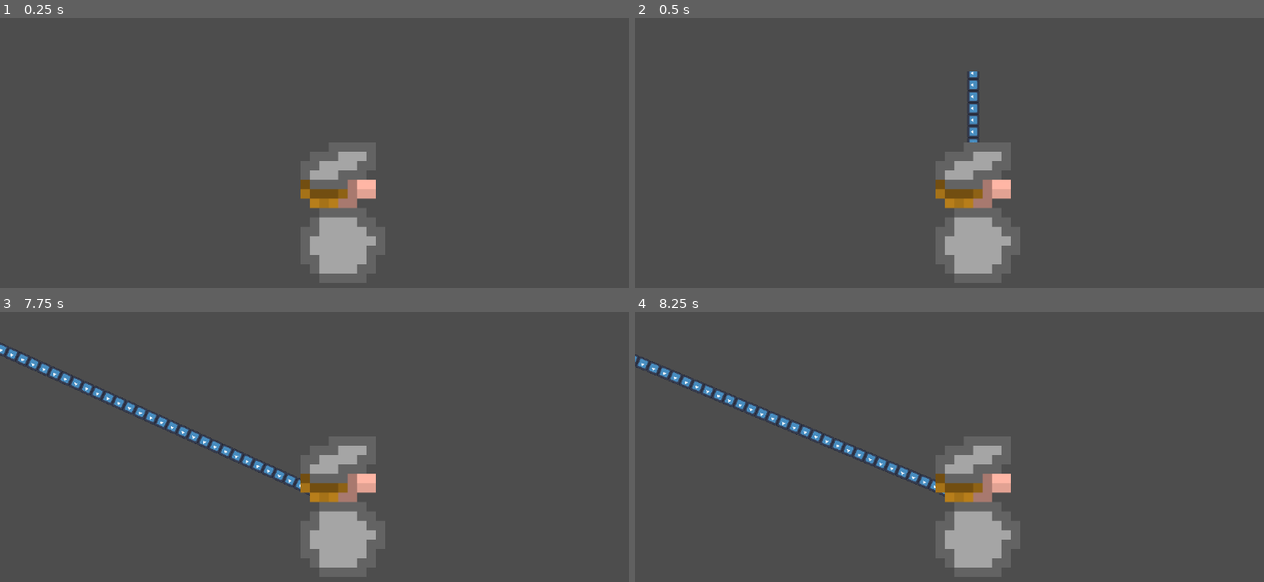
Above: before the commit, frames 1-4 (two rows, left to right).
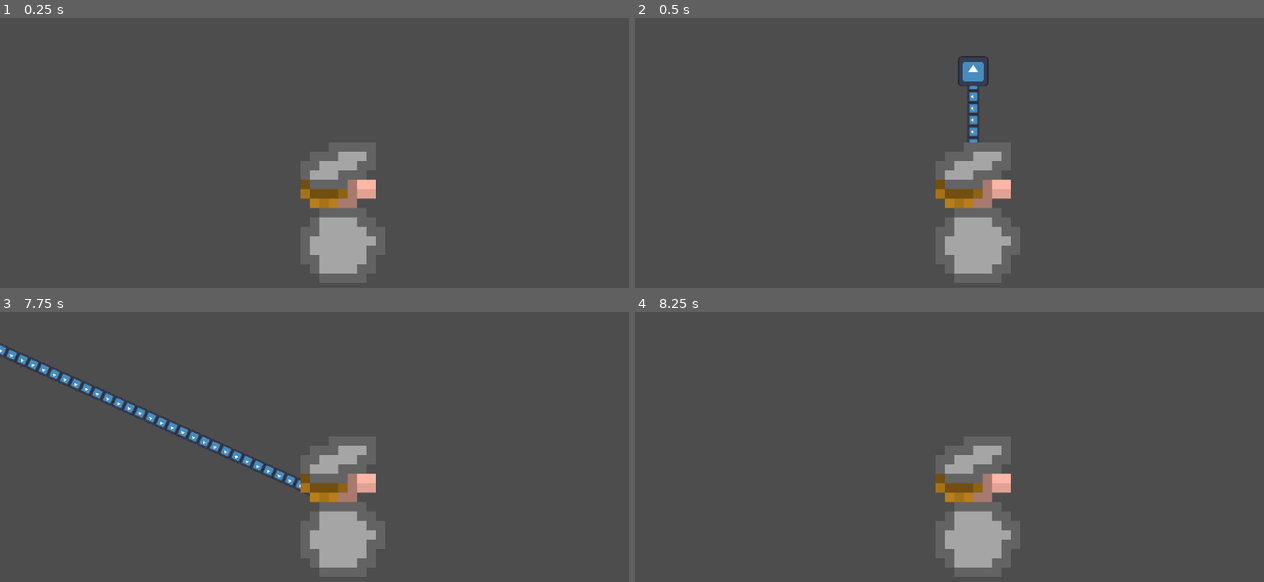
Above: after the commit, the same moments.

Repository: juusoHaaja/raketinheitin
Game: Godot game, scene res://function/player/test_terrain.tscn
The game is run twice, just before and just after one commit, with the same random seed, the same clock (stepped at 60 frames per second) and the same inputs. This scene is started directly instead of the project's main scene. The engine's default icon, where the game draws it, is replaced by a stand-in: a white triangle on a blue panel in a dark square.
Inputs (mouse positions are in pixels of both pictures, inside the frame that each line leads up to):
- Up to frame 1 (0.25 s): no input
- Up to frame 2 (0.5 s): no input
- Up to frame 3 (7.75 s): move the mouse to (301, 579) at 0.52 s; hold W (up) 0.53-2.03 s; click (301, 579) at 0.67 s; tap Enter at 1.25 s; move the mouse to (540, 557) at 1.27 s; click (540, 557) at 1.42 s; tap Space at 2 s; move the mouse to (138, 444) at 2.02 s; hold A (left) 2.03-3.53 s; click (138, 444) at 2.17 s; move the mouse to (371, 501) at 2.77 s; click (371, 501) at 2.92 s; move the mouse to (239, 406) at 3.52 s; hold S (down) 3.53-4.28 s; click (239, 406) at 3.67 s; move the mouse to (484, 482) at 4.27 s; hold D (right) 4.28-5.03 s; click (484, 482) at 4.42 s; move the mouse to (201, 519) at 5.02 s; hold W (up) 5.03-5.78 s; click (201, 519) at 5.17 s; move the mouse to (408, 417) at 5.77 s; hold D (right) from 5.78 s (still down); click (408, 417) at 5.92 s; move the mouse to (301, 579) at 6.52 s; click (301, 579) at 6.67 s; move the mouse to (540, 557) at 7.27 s; click (540, 557) at 7.42 s
- Up to frame 4 (8.25 s): move the mouse to (773, 444) at 8.02 s; release D (right) at 8.03 s; hold S (down) from 8.03 s (still down); click (773, 444) at 8.17 s

Frame 1 is identical in both runs. In frame 2, 0.3% of the frame differs, in the area x 51-57%, y 14-26%; in frame 3, 0.4%; in frame 4, 1.5%, in the area x 0-50%, y 15-69%.

Commit message:
grappling hook stuffs

Diff:
--- a/function/player/grapple_line.gd
+++ b/function/player/grapple_line.gd
@@ -2,44 +2,130 @@
 class_name GrappleLine
 
 var anchor: Vector2 = Vector2.ZERO
+var cut_offset: float = 50.0
+var max_length: float = 1000.0
+var hook_velocity: float = 3000.0
 
+enum LineState {
+    ATTACHED,
+    SHOT,
+    RETURNING
+}
+
+var state: LineState = LineState.SHOT
+
+var shot_dir: Vector2 = Vector2.ZERO
 
 @onready var line2d: Line2D = $Line2D
 @onready var raycast: RayCast2D = $RayCast2D
 @onready var player: Player = get_parent().get_parent()
+@onready var hook: Node2D = $HookHolder/Hook
+@onready var hook_raycast: RayCast2D = $HookHolder/Hook/RayCast2D
 
 # Called when the node enters the scene tree for the first time.
 func _ready() -> void:
     position = player.global_position
 
 func _physics_process(delta: float) -> void:
-    update()
+    position = player.global_position
+
+
+    if state == LineState.SHOT:
+        shoot_update(delta)
+    if state == LineState.ATTACHED:
+        update()
+    if state == LineState.RETURNING:
+        return_update(delta)
 
 func update():
-    position = player.global_position
     raycast.target_position = to_local(anchor)
 
     raycast.force_raycast_update()
 
     if raycast.is_colliding():
-        if raycast.get_collision_point().distance_squared_to(global_position) / get_length_squared() < 0.8 * 0.8:
-            queue_free()
+        if (raycast.get_collision_point().distance_squared_to(global_position) + cut_offset * cut_offset) / get_length_squared() < 0.8 * 0.8:
+            reel_in()
 
-    line2d.set_point_position(1, to_local(anchor))
+    if get_length_squared() > max_length * max_length:
+        reel_in()
+
+    update_line()
+
 
 func update_anchor(global_pos: Vector2):
     anchor = global_pos
 
-"""func _unhandled_input(event: InputEvent):
+
+func _unhandled_input(event: InputEvent):
     if event is InputEventMouseButton and event.pressed:
         if event.button_index == MOUSE_BUTTON_MIDDLE:
-            update_anchor(get_global_mouse_position())"""
+            var direction = (get_global_mouse_position() - player.global_position).normalized()
+            shoot(player.global_position, direction)
+
 
 func get_angle_vector() -> Vector2:
+    if state != LineState.ATTACHED:
+        return Vector2.ZERO
     return (anchor - global_position).normalized()
 
+
 func get_length() -> float:
+    if state != LineState.ATTACHED:
+        return 0.0
     return (anchor - global_position).length()
 
+
 func get_length_squared() -> float:
+    if state != LineState.ATTACHED:
+        return 0.0
     return (anchor - global_position).length_squared()
+
+
+func shoot(pos: Vector2, dir: Vector2):
+    state = LineState.SHOT
+    hook.visible = true
+
+    shot_dir = dir
+
+    hook.position = pos
+    hook_raycast.target_position = dir
+
+
+func shoot_update(delta: float):
+    hook_raycast.target_position = shot_dir * hook_velocity * delta
+    hook_raycast.force_raycast_update()
+
+    anchor = hook.global_position
+    update_line()
+
+    if hook_raycast.is_colliding():
+        var collision_point = hook_raycast.get_collision_point()
+        anchor = collision_point
+
+        hook.visible = false
+
+        state = LineState.ATTACHED
+
+    hook.position += shot_dir * hook_velocity * delta
+
+    if hook.global_position.distance_squared_to(player.global_position) > max_length * max_length:
+        reel_in()
+
+
+func return_update(delta: float):
+    hook.position += hook.position.direction_to(player.global_position) * hook_velocity * delta
+
+    anchor = hook.position
+    update_line()
+
+    if hook.position.distance_squared_to(player.global_position) < hook_velocity * delta * hook_velocity * delta:
+        queue_free()
+
+
+func reel_in():
+    state = LineState.RETURNING
+    hook.visible = true
+
+
+func update_line():
+    line2d.set_point_position(1, to_local(anchor))
--- a/function/player/grapple_line.tscn
+++ b/function/player/grapple_line.tscn
@@ -7,9 +7,21 @@
 script = ExtResource("1_7hxqw")
 
 [node name="Line2D" type="Line2D" parent="." unique_id=774940943]
+texture_filter = 1
 texture_repeat = 2
 points = PackedVector2Array(0, 0, 100, 0)
 texture = ExtResource("2_sgsg2")
 texture_mode = 1
 
 [node name="RayCast2D" type="RayCast2D" parent="." unique_id=90879338]
+
+[node name="HookHolder" type="Node" parent="." unique_id=1502624625]
+
+[node name="Hook" type="Node2D" parent="HookHolder" unique_id=11363099]
+
+[node name="Sprite2D" type="Sprite2D" parent="HookHolder/Hook" unique_id=1120124159]
+texture_filter = 1
+scale = Vector2(0.2, 0.2)
+texture = ExtResource("2_sgsg2")
+
+[node name="RayCast2D" type="RayCast2D" parent="HookHolder/Hook" unique_id=648772523]
